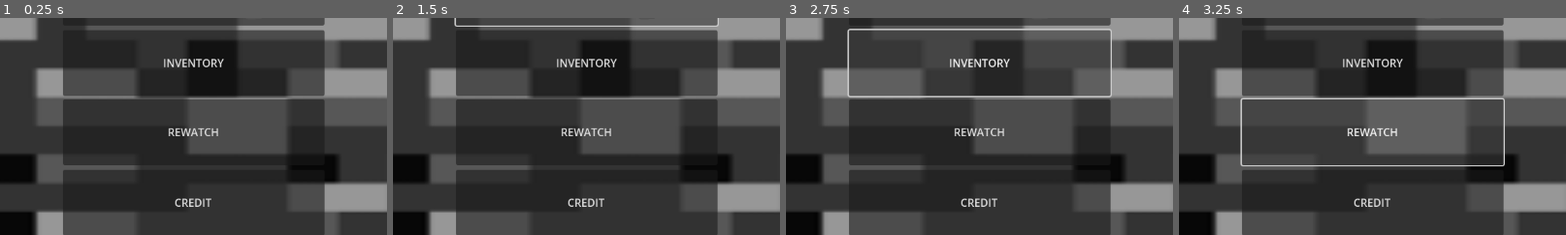
Above: before the commit, frames 1-4 (left to right).
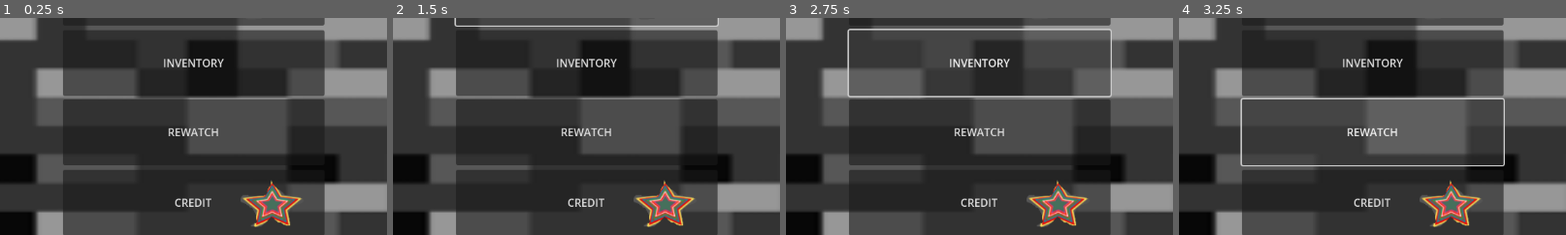
Above: after the commit, the same moments.

Repository: StudioXPEtudiant/25-26.M.S2.MiniGames
Game: Godot game, scene res://ui_setting.tscn
Two runs of this game, one before a commit and one after it. Both use one fixed random seed, a clock stepped at 60 frames per second and the inputs below.
Inputs:
- Up to frame 1 (0.25 s): no input
- Up to frame 2 (1.5 s): click "CREDIT" at 0.5 s; click "SETTING" at 1.25 s
- Up to frame 3 (2.75 s): click "INVENTORY" at 2 s
- Up to frame 4 (3.25 s): click "REWATCH" at 2.75 s
The pictures show only the part of the screen within x 26-76%, y 48-98%; the shares and areas given below are measured in that part.

The runs differ from the first frame. In frame 1, 1.6% of the frame differs, in the area x 62-78%, y 75-97%; in frame 2, 1.6%; in frame 3, 1.6%; in frame 4, 1.6%.

Commit message:
modification des nom des boutons et ajouts d'un desing a un bouton en englais

Diff:
--- a/ui_setting.tscn
+++ b/ui_setting.tscn
@@ -1,7 +1,8 @@
-[gd_scene load_steps=4 format=3 uid="uid://bk0dbhehdbnvh"]
+[gd_scene load_steps=5 format=3 uid="uid://bk0dbhehdbnvh"]
 
 [ext_resource type="Texture2D" uid="uid://cp4sdxnredeeg" path="res://Screenshot 2025-01-30 170010.png" id="1_nkq55"]
 [ext_resource type="Texture2D" uid="uid://b6dwyjqtcdwp1" path="res://Screenshot 2026-01-07 195014.png" id="2_s2owq"]
+[ext_resource type="Texture2D" uid="uid://c8db0mk543dlg" path="res://Screenshot 2026-01-21 182244.png" id="3_i0qic"]
 
 [sub_resource type="CanvasTexture" id="CanvasTexture_k70ji"]
 
@@ -17,7 +18,7 @@
 scale = Vector2(6.08505, 3.46059)
 texture = ExtResource("1_nkq55")
 
-[node name="Button" type="Button" parent="."]
+[node name="story mode bouton" type="Button" parent="."]
 offset_left = 389.0
 offset_top = 15.0
 offset_right = 778.0
@@ -25,7 +26,7 @@
 action_mode = 0
 text = "PLAY STORY MODE"
 
-[node name="Button2" type="Button" parent="."]
+[node name="sandbox mode bouton" type="Button" parent="."]
 offset_left = 389.0
 offset_top = 118.0
 offset_right = 778.0
@@ -34,7 +35,7 @@
 text = "PLAY SANDBOX MODE
 "
 
-[node name="Button3" type="Button" parent="."]
+[node name="credits bouton" type="Button" parent="."]
 offset_left = 389.0
 offset_top = 535.0
 offset_right = 778.0
@@ -43,7 +44,7 @@
 text = "CREDIT
 "
 
-[node name="Button4" type="Button" parent="."]
+[node name="settings bouton" type="Button" parent="."]
 offset_left = 389.0
 offset_top = 222.0
 offset_right = 778.0
@@ -51,7 +52,7 @@
 action_mode = 0
 text = "SETTING"
 
-[node name="Button5" type="Button" parent="."]
+[node name="inventory bouton" type="Button" parent="."]
 offset_left = 389.0
 offset_top = 327.0
 offset_right = 778.0
@@ -60,7 +61,7 @@
 text = "INVENTORY
 "
 
-[node name="Button6" type="Button" parent="."]
+[node name="rewatch bouton" type="Button" parent="."]
 offset_left = 389.0
 offset_top = 430.0
 offset_right = 778.0
@@ -68,6 +69,11 @@
 action_mode = 0
 text = "REWATCH"
 
-[node name="Screenshot2026-01-07195014" type="Sprite2D" parent="."]
+[node name="settings desing" type="Sprite2D" parent="."]
 position = Vector2(690, 272)
 texture = ExtResource("2_s2owq")
+
+[node name="credit desing" type="Sprite2D" parent="."]
+position = Vector2(700.5, 585.25)
+scale = Vector2(1.10465, 1.19492)
+texture = ExtResource("3_i0qic")
Binary file added: Screenshot 2026-01-21 182244.png
Not shown, added: Screenshot 2026-01-21 182244.png.import
